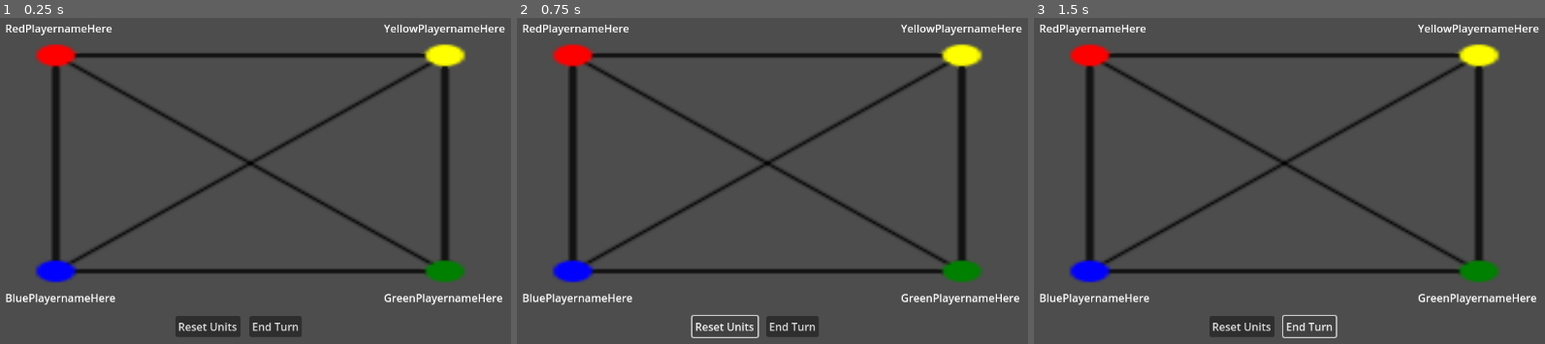
Above: before the commit, frames 1-3 (left to right).
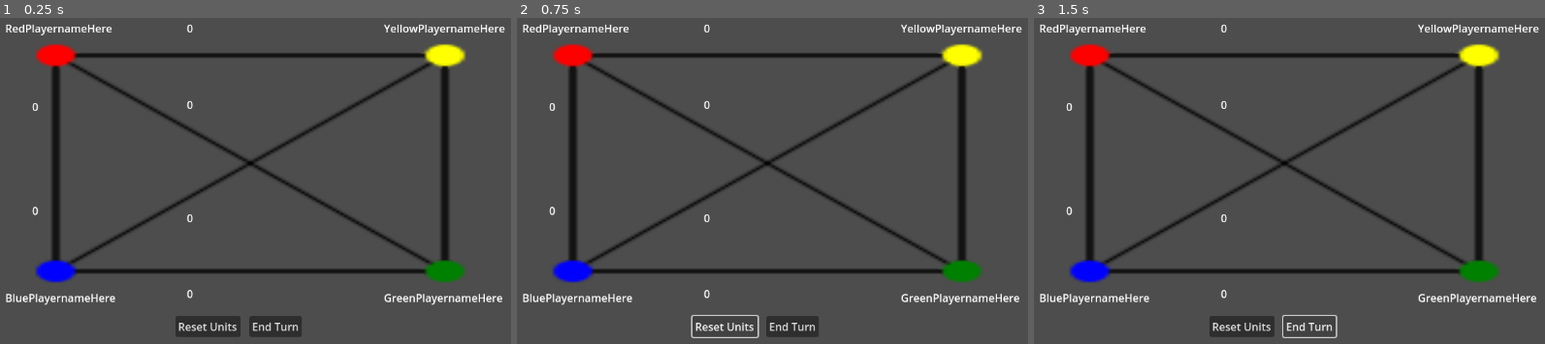
Above: after the commit, the same moments.

Repository: OneWhoLepps/TribalDynamics
Game: Godot game, scene res://Scenes/GameBoard.tscn
Same seed, same stepped clock (60 frames per second), same inputs: the game is played once before the commit and once after it. This scene is started directly instead of the project's main scene.
Inputs:
- Up to frame 1 (0.25 s): no input
- Up to frame 2 (0.75 s): click "Reset Units" at 0.5 s
- Up to frame 3 (1.5 s): click "End Turn" at 1.25 s

The runs differ from the first frame. In frame 1, 0.1% of the frame differs, in the area x 6-38%, y 2-87%; in frame 2, 0.1%; in frame 3, 0.1%.

Commit message:
Getting click buttons to work again
-all players click a button, sends command to server, server notifies everyone about new lane count states

Diff:
--- a/Scenes/GameBoard.tscn
+++ b/Scenes/GameBoard.tscn
@@ -77,7 +77,6 @@
 offset_bottom = 206.0
 
 [node name="StoredUnitCountRed" type="Label" parent="PlayerRed"]
-visible = false
 layout_mode = 0
 offset_left = -59.0
 offset_top = 5.0
@@ -127,6 +126,7 @@
 offset_bottom = 28.0
 
 [node name="LabelRedPlayername" type="Label" parent="PlayerRed"]
+layout_mode = 0
 offset_left = -51.0
 offset_top = -35.0
 offset_right = 109.0
@@ -134,7 +134,6 @@
 text = "RedPlayernameHere"
 
 [node name="RoYCount" type="Label" parent="PlayerRed"]
-visible = false
 layout_mode = 0
 offset_left = 218.5
 offset_top = -35.0
@@ -143,7 +142,7 @@
 text = "0"
 
 [node name="RoGCount" type="Label" parent="PlayerRed"]
-visible = false
+layout_mode = 0
 offset_left = 218.5
 offset_top = 79.0
 offset_right = 232.5
@@ -151,7 +150,7 @@
 text = "0"
 
 [node name="RoBCount" type="Label" parent="PlayerRed"]
-visible = false
+layout_mode = 0
 offset_left = -11.5
 offset_top = 82.0
 offset_right = -1.5
@@ -215,6 +214,7 @@
 offset_bottom = 28.0
 
 [node name="LabelGreenPlayername" type="Label" parent="PlayerGreen"]
+layout_mode = 0
 offset_left = -65.0
 offset_top = 44.0
 offset_right = 112.0
@@ -223,6 +223,7 @@
 
 [node name="GoRCount" type="Label" parent="PlayerGreen"]
 visible = false
+layout_mode = 0
 offset_left = -170.5
 offset_top = -136.0
 offset_right = -160.5
@@ -231,6 +232,7 @@
 
 [node name="GoYCount" type="Label" parent="PlayerGreen"]
 visible = false
+layout_mode = 0
 offset_left = 59.5
 offset_top = -86.0
 offset_right = 69.5
@@ -239,6 +241,7 @@
 
 [node name="GoBCount" type="Label" parent="PlayerGreen"]
 visible = false
+layout_mode = 0
 offset_left = -169.5
 offset_top = 38.0
 offset_right = -159.5
@@ -301,6 +304,7 @@
 offset_bottom = 28.0
 
 [node name="LabelYellowPlayername" type="Label" parent="PlayerYellow"]
+layout_mode = 0
 offset_left = -65.0
 offset_top = -35.0
 offset_right = 116.0
@@ -309,6 +313,7 @@
 
 [node name="YoRCount" type="Label" parent="PlayerYellow"]
 visible = false
+layout_mode = 0
 offset_left = -169.5
 offset_top = -28.0
 offset_right = -159.5
@@ -317,6 +322,7 @@
 
 [node name="YoBCount" type="Label" parent="PlayerYellow"]
 visible = false
+layout_mode = 0
 offset_left = -137.5
 offset_top = 113.0
 offset_right = -127.5
@@ -325,6 +331,7 @@
 
 [node name="YoGCount" type="Label" parent="PlayerYellow"]
 visible = false
+layout_mode = 0
 offset_left = 53.5
 offset_top = 84.0
 offset_right = 63.5
@@ -340,7 +347,6 @@
 offset_bottom = 529.0
 
 [node name="StoredUnitCountBlue" type="Label" parent="PlayerBlue"]
-visible = false
 layout_mode = 1
 anchors_preset = -1
 offset_left = -59.0
@@ -389,6 +395,7 @@
 offset_bottom = 28.0
 
 [node name="LabelBluePlayername" type="Label" parent="PlayerBlue"]
+layout_mode = 0
 offset_left = -51.0
 offset_top = 44.0
 offset_right = 114.0
@@ -396,27 +403,27 @@
 text = "BluePlayernameHere"
 
 [node name="BoYCount" type="Label" parent="PlayerBlue"]
-visible = false
+layout_mode = 0
+offset_left = 218.5
+offset_top = -75.0
+offset_right = 228.5
+offset_bottom = -44.0
+text = "0"
+
+[node name="BoGCount" type="Label" parent="PlayerBlue"]
+layout_mode = 0
+offset_left = 218.5
+offset_top = 38.0
+offset_right = 228.5
+offset_bottom = 69.0
+text = "0"
+
+[node name="BoRCount" type="Label" parent="PlayerBlue"]
+layout_mode = 0
 offset_left = -11.5
 offset_top = -86.0
 offset_right = -1.5
 offset_bottom = -55.0
-text = "0"
-
-[node name="BoGCount" type="Label" parent="PlayerBlue"]
-visible = false
-offset_left = 218.5
-offset_top = 38.0
-offset_right = 228.5
-offset_bottom = 69.0
-text = "0"
-
-[node name="BoRCount" type="Label" parent="PlayerBlue"]
-visible = false
-offset_left = 218.5
-offset_top = -75.0
-offset_right = 228.5
-offset_bottom = -44.0
 text = "0"
 
 [node name="EndTurn" type="Button" parent="."]
@@ -433,7 +440,7 @@
 scale = Vector2(5.785, 3.22)
 texture = ExtResource("1_tk7qh")
 
-[node name="Button" type="Button" parent="."]
+[node name="ResetUnitsButton" type="Button" parent="."]
 offset_left = 466.5
 offset_top = 579.0
 offset_right = 563.5
--- a/Scripts/GameBoard.gd
+++ b/Scripts/GameBoard.gd
@@ -10,6 +10,7 @@
 var PlayernameTextDictionary
 var PlayerHpLabelDictionary
 const minimumStoredUnitCount = 0
+var ended_turn_players = []
 
 # Called when the node enters the scene tree for the first time.
 func _ready():
@@ -60,12 +61,11 @@
 	hookup_laneButton_handlers.rpc(GameManager.Players)
 	display_starting_hp.rpc(GameManager.Players)
 	display_player_names.rpc(GameManager.Players)
-
+	$ResetUnitsButton.pressed.connect(_on_reset_units_button_pressed)
+	#$EndTurn.pressed.connect(_on_end_turn_pressed)
 
 @rpc("any_peer", "call_local")
 func assign_UI_to_players(Players):
-	#dictionary is key: the unique multiplayer id
-	#with values name, health and color
 	#logic to disable all buttons that arent yours
 	for i in UIDictionary.keys():
 		if i == multiplayer.get_unique_id():
@@ -76,50 +76,212 @@
 					control.visible = true
 					control.disabled = false
 
-#foreach dictionary entry in PlayerClickableButtons setup click handler for that player
+#func _on_end_turn_pressed():
+	#var my_id = multiplayer.get_unique_id()
+	#notify_end_turn.rpc_id(1, my_id)  # Send to host
+#
+#@rpc("any_peer", "call_local")
+#func notify_end_turn(player_id: int):
+	#if player_id in ended_turn_players:
+		#return  # Avoid double-count
+#
+	#ended_turn_players.append(player_id)
+#
+	## Check if all players are done
+	#if ended_turn_players.size() == GameManager.Players.size():
+		#print("Resolving combat!")
+		#resolve_combat()
+		#reset_lane_labels.rpc()
+		#reset_stored_units.rpc()
+
+func resolve_combat():
+	if not multiplayer.is_server():
+		return  # Only host runs this
+
+	var lane_prefixes = ["R", "B", "G", "Y"]
+	var combat_data = {}
+
+	for player_id in GameManager.Players:
+		var color = GameManager.Players[player_id].color
+		var color_str = ConvertColorIntToColorString(color).capitalize()
+		var prefix = "Player" + color_str + "/"
+
+		for suffix in lane_prefixes:
+			if get_lane_initial_for_color(color) == suffix:
+				continue  # Skip player's own lane
+			var label_name = prefix + get_suffix_for_color(color, suffix) + "Count"
+			var label_node = get_node(label_name)
+			var unit_count = int(label_node.text)
+			print("Player", player_id, "lane", suffix, "units:", unit_count)  # DEBUG
+
+			if unit_count > 0:
+				if not combat_data.has(suffix):
+					combat_data[suffix] = {}
+				combat_data[suffix][player_id] = []
+				for _i in unit_count:
+					var rollResult = randi() % 6 + 1
+					combat_data[suffix][player_id].append(rollResult)
+					print("%s  Rolled", rollResult)  # DEBUG
+
+	# Roll resolution
+	var hp_changes := {}
+	for suffix in combat_data.keys():
+		var rolls = combat_data[suffix]
+		for p in rolls:
+			rolls[p].sort_custom(func(a, b): return b - a)
+
+		var ids = rolls.keys()
+		var sizes = []
+		for id in ids:
+			sizes.append(rolls[id].size())
+		var shortest = sizes.min()
+
+		for i in shortest:
+			var sorted = []
+			for id in ids:
+				sorted.append({ "id": id, "val": rolls[id][i] })
+			sorted.sort_custom(func(a, b): return b["val"] - a["val"])
+
+			if sorted.size() < 2 or sorted[0]["val"] == sorted[1]["val"]:
+				continue
+			var loser_id = sorted[1]["id"]
+			hp_changes[loser_id] = hp_changes.get(loser_id, 0) + 1
+
+	# Apply and broadcast new health values
+	for player_id in GameManager.Players:
+		var lost_hp = hp_changes.get(player_id, 0)
+		GameManager.Players[player_id].health -= lost_hp
+
+	# Send to all clients
+	var new_health := {}
+	for player_id in GameManager.Players:
+		new_health[player_id] = GameManager.Players[player_id].health
+
+	update_all_player_health.rpc(new_health)
+	ended_turn_players.clear()
+
+func get_suffix_for_color(color: int, suffix: String) -> String:
+	match color:
+		0:  # Red
+			return "Ro" + suffix
+		1:  # Blue
+			return "Bo" + suffix
+		2:  # Green
+			return "Go" + suffix
+		3:  # Yellow
+			return "Yo" + suffix
+	return suffix  # fallback
+
+func get_lane_initial_for_color(color: int) -> String:
+	match color:
+		0: return "R"
+		1: return "B"
+		2: return "G"
+		3: return "Y"
+	return ""
+
+@rpc("any_peer", "call_local")
+func reset_lane_labels():
+	for player_id in UIDictionary.keys():
+		for control in UIDictionary[player_id]:
+			if control is Label and "Count" in control.name and "Stored" not in control.name:
+				control.text = "0"
+
+@rpc("any_peer", "call_local")
+func reset_stored_units():
+	for player_id in GameManager.Players.keys():
+		var color = GameManager.Players[player_id].color
+		var stored_label = MapPlayerToStoredUnitContLabel(color)
+		stored_label.text = "3"
+
 @rpc("any_peer", "call_local")
 func hookup_laneButton_handlers(Players):
-	for player in Players.keys():
-		for button in PlayerClickableButtons[player]:
-			hookup_button(button, Players[player].id, Players[player].color)
-
-
+	var my_id = multiplayer.get_unique_id()
+	for player_id in Players.keys():
+		if player_id == my_id:
+			for button in PlayerClickableButtons[player_id]:
+				hookup_button(button, Players[player_id].id, Players[player_id].color)
 func hookup_button(button, player_multiplayer_id, color):
-	if button.is_connected("pressed", Callable(self, "_on_lane_button_pressed")):
-		return # prevent double connection
-
-	button.pressed.connect(
-		func():
-			if player_multiplayer_id != multiplayer.get_unique_id():
-				return # only let the local player use their own buttons
-
-			var stored_label = MapPlayerToStoredUnitContLabel(color)
-			var stored_count = int(stored_label.text)
-
-			if stored_count <= 0:
-				return # don't allow click if no units left
-
-			# Find the label next to this button and increment it
-			var suffix = button.name.substr(button.name.length() - 2) # e.g., "RoY", "BoG"
-			var count_label_name = suffix + "Count" # e.g., "RoYCount"
-			var count_label = button.get_parent().get_node(count_label_name)
-
-			if count_label and count_label is Label:
-				var current_val = int(count_label.text)
-				count_label.text = str(current_val + 1)
-
-			# Decrease stored unit count
-			stored_label.text = str(stored_count - 1)
-	)
-
-func connect_buttons(group_name):
-	var group_node = $group_name # Use $RedButtons, etc.
-	for button in group_node.get_children():
-		button.pressed.connect(_on_player_button_pressed.bind(button.name))
-
-func _on_player_button_pressed(button_name):
-	var id = multiplayer.get_unique_id()
-	GameManager.HandleButtonPress.rpc_id(1, id, button_name)
+	var callable = Callable(self, "_on_lane_button_pressed_wrapper").bind(player_multiplayer_id, button.name)
+
+	if not button.is_connected("pressed", callable):
+		button.pressed.connect(callable)
+
+func _on_lane_button_pressed_wrapper(player_multiplayer_id: int, button_name: String):
+	if player_multiplayer_id != multiplayer.get_unique_id():
+		return
+	on_lane_button_pressed.rpc_id(1, multiplayer.get_unique_id(), button_name)
+
+@rpc("any_peer")
+func update_lane_label(color: int, suffix: String, new_lane_value: int, new_stored_value: int):
+	var count_label = get_node_or_null("Player" + ConvertColorIntToColorString(color).capitalize() + "/" + suffix + "Count")
+	if count_label and count_label is Label:
+		count_label.text = str(new_lane_value)
+
+	var stored_label = MapPlayerToStoredUnitContLabel(color)
+	stored_label.text = str(new_stored_value)
+@rpc("any_peer", "call_local")
+func on_lane_button_pressed(player_id: int, button_name: String):
+	print(str(multiplayer.get_unique_id()) + " is calling, " + str(player_id) + " is argument")
+	if !GameManager.Players.has(player_id):
+		return
+
+	var color = GameManager.Players[player_id].color
+	var stored_label = MapPlayerToStoredUnitContLabel(color)
+	var stored_count = int(stored_label.text)
+
+	if stored_count <= 0:
+		return
+
+	var suffix = button_name.substr(button_name.length() - 3) # "RoY", "BoR", etc.
+	var count_label = get_node_or_null("Player" + ConvertColorIntToColorString(color).capitalize() + "/" + suffix + "Count")
+
+	if count_label and count_label is Label:
+		var current_val = int(count_label.text)
+		count_label.text = str(current_val + 1)
+
+	stored_label.text = str(stored_count - 1)
+
+	# Broadcast to all peers to sync UI
+	update_lane_label.rpc(color, suffix, int(count_label.text), stored_count - 1)
+	update_lane_label(color, suffix, int(count_label.text), stored_count - 1)
+
+@rpc("any_peer")
+func update_all_player_health(health_data: Dictionary):
+	for player_id in health_data.keys():
+		if GameManager.Players.has(player_id):
+			GameManager.Players[player_id].health = health_data[player_id]
+			# Now update the health label on UI for this player
+			var color = GameManager.Players[player_id].color
+			var color_str = ConvertColorIntToColorString(color).capitalize()
+			var label_path = "Player" + color_str + "/HealthLabel"  # Adjust to your node path
+			if has_node(label_path):
+				var health_label = get_node(label_path)
+				health_label.text = str(health_data[player_id])
+
+
+func _on_reset_units_button_pressed():
+	var my_id = multiplayer.get_unique_id()
+	reset_player_units.rpc_id(1, my_id)
+@rpc("any_peer", "call_local")
+func reset_player_units(player_id: int):
+	if not GameManager.Players.has(player_id):
+		return
+
+	var color = GameManager.Players[player_id].color
+	reset_units_ui.rpc(color)
+@rpc("any_peer", "call_local")
+func reset_units_ui(color: int):
+	var stored_label = MapPlayerToStoredUnitContLabel(color)
+	stored_label.text = "3"
+
+	var group_name = ConvertColorIntToColorString(color).capitalize()
+	var player_node = get_node("Player" + group_name)
+
+	for label in player_node.get_children():
+		if label.name.ends_with("Count") and label.name != "StoredUnitCount" + group_name:
+			if label is Label:
+				label.text = "0"
 
 func ConvertColorIntToColorString(colorInt):
 	match(colorInt):
@@ -131,7 +293,6 @@
 			return "green"
 		3:
 			return "yellow"
-
 func ConvertColorToClickableButtons(colorInt):
 	match(colorInt):
 		0:
@@ -142,7 +303,6 @@
 			return [$PlayerGreen/ButtonGoR, $PlayerGreen/ButtonGoB, $PlayerGreen/ButtonGoY]
 		3:
 			return [$PlayerYellow/ButtonYoR, $PlayerYellow/ButtonYoG, $PlayerYellow/ButtonYoB]
-
 func ConvertColorToDisplayedUI(colorInt):
 	match(colorInt):
 		0:
